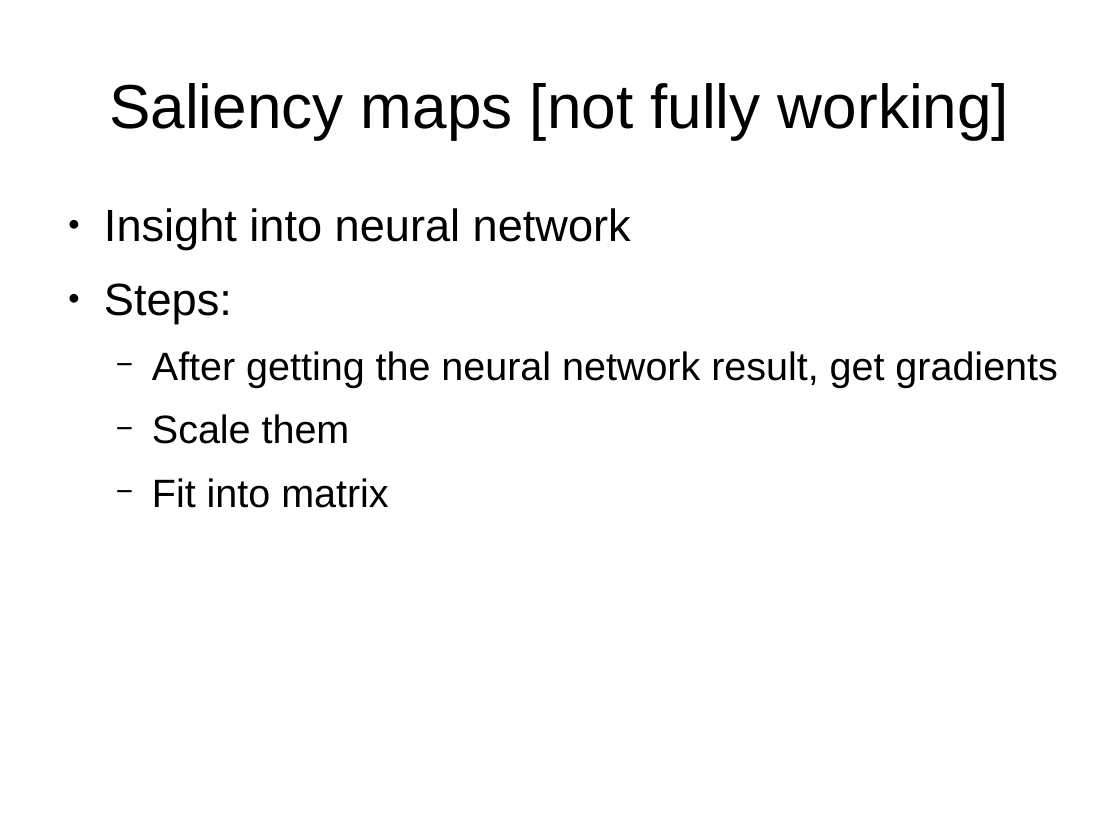
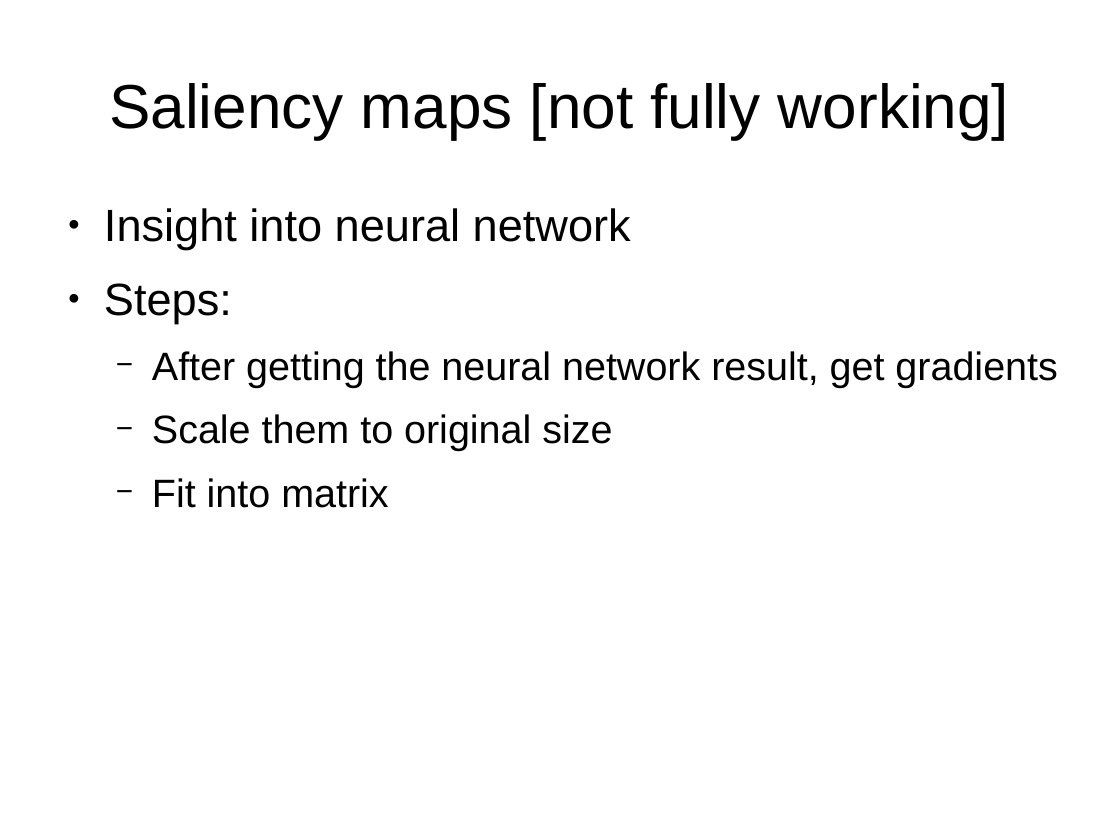
Before and after one commit to MantasPtr/CERN-CMS-DQM-DT-visualization, a slide deck: slide 5 of presentation/prezentation.odp. Drawn at 1120x840 pixels with LibreOffice and Linux fonts; fonts in the diff are those of the drawing. Boxes give left, top, right and bottom in pixels: in the first picture for what was removed or moved away, otherwise in the second. Text is boxed around its words. In the diff, an @@ line names an element or a change of style, - is before the commit and + after.

```diff
--- a/presentation/prezentation.odp
+++ b/presentation/prezentation.odp
@@ text at (x1=152, y1=414, x2=612, y2=451): text changed @@
-  − Scale them
+  − Scale them to original size
```
Also in this commit, not shown: 1 other slide changed, 1 other file.
